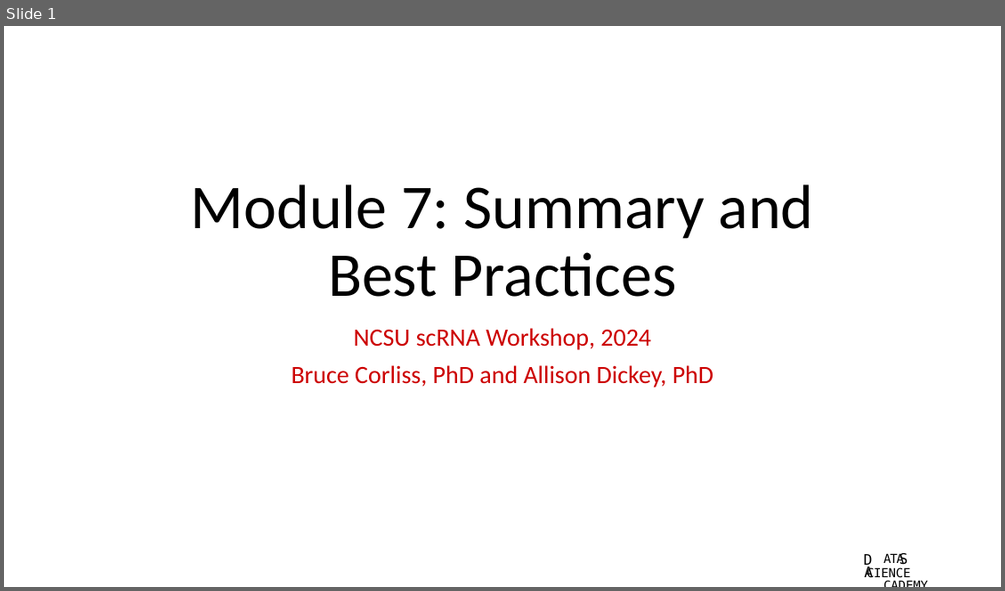
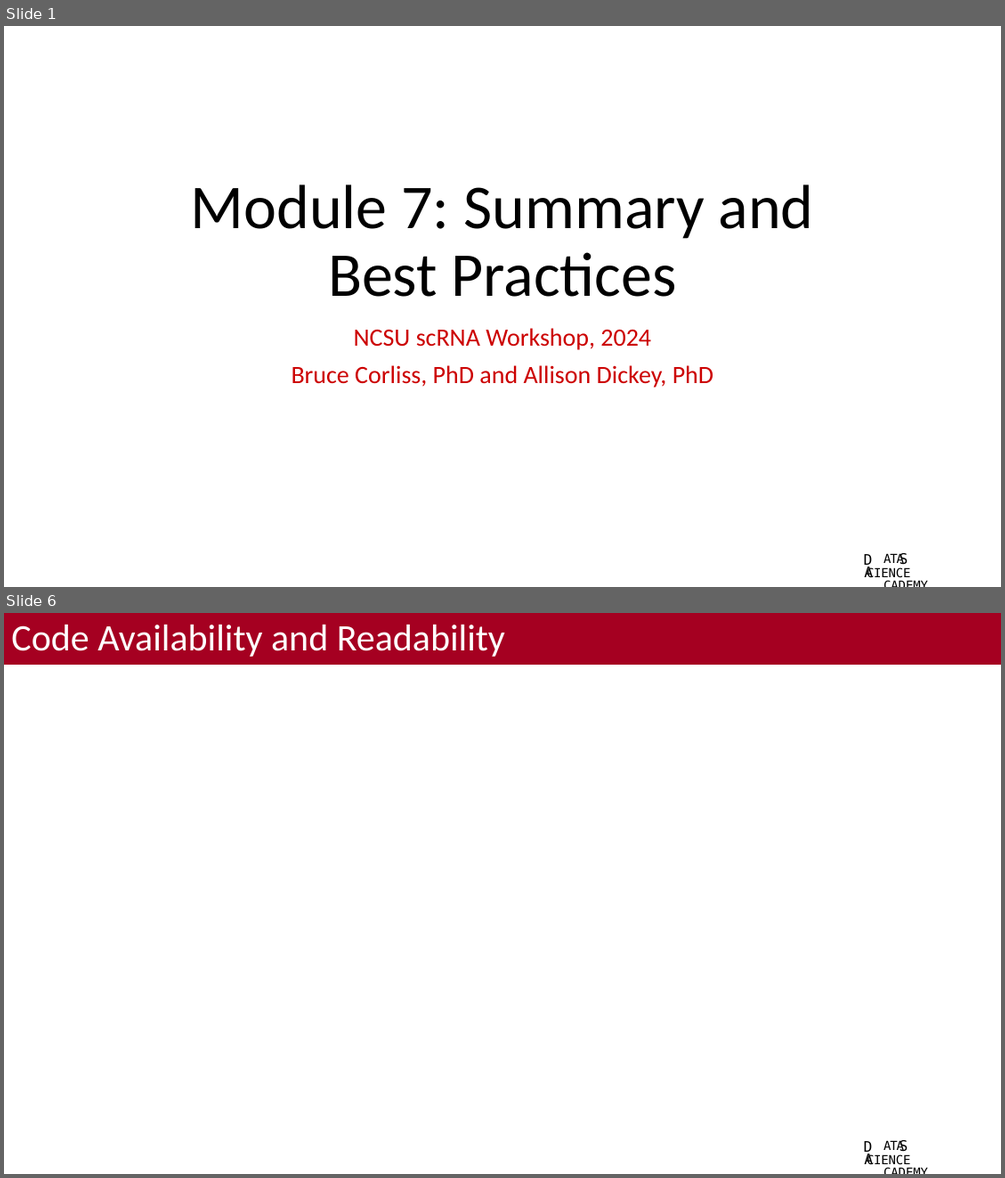
Before and after one commit to bacorli2/scrna_workshop, a slide deck: M7_Summary/M7_Best_Practices.pptx. Shown one above the other, each under a label of ours: slide 1 before the commit, slides 1 and 6 after it; the slides between them are not shown. The pictures are 1005x591 and 1005x1178 pixels, drawn with LibreOffice and Linux fonts; fonts in the diff are those of the drawing; background and template pictures are left out. Boxes give left, top, right and bottom in pixels: in the first picture for what was removed or moved away, otherwise in the second. Text is boxed around its words. In the diff, an @@ line names an element or a change of style, - is before the commit and + after.

```diff
--- a/M7_Summary/M7_Best_Practices.pptx
+++ b/M7_Summary/M7_Best_Practices.pptx
@@ slide 6 added at [4,613,1001,1174], background #FFFFFF; not listed: 4 template elements that a slide beside it also shows @@
@@ title added at [4,613,1001,665], fill #A50021, 36 pt, text #FFFFFF @@
+Code Availability and Readability
```
Also in this commit, not shown: 5 other slides added, 2 slides removed.
